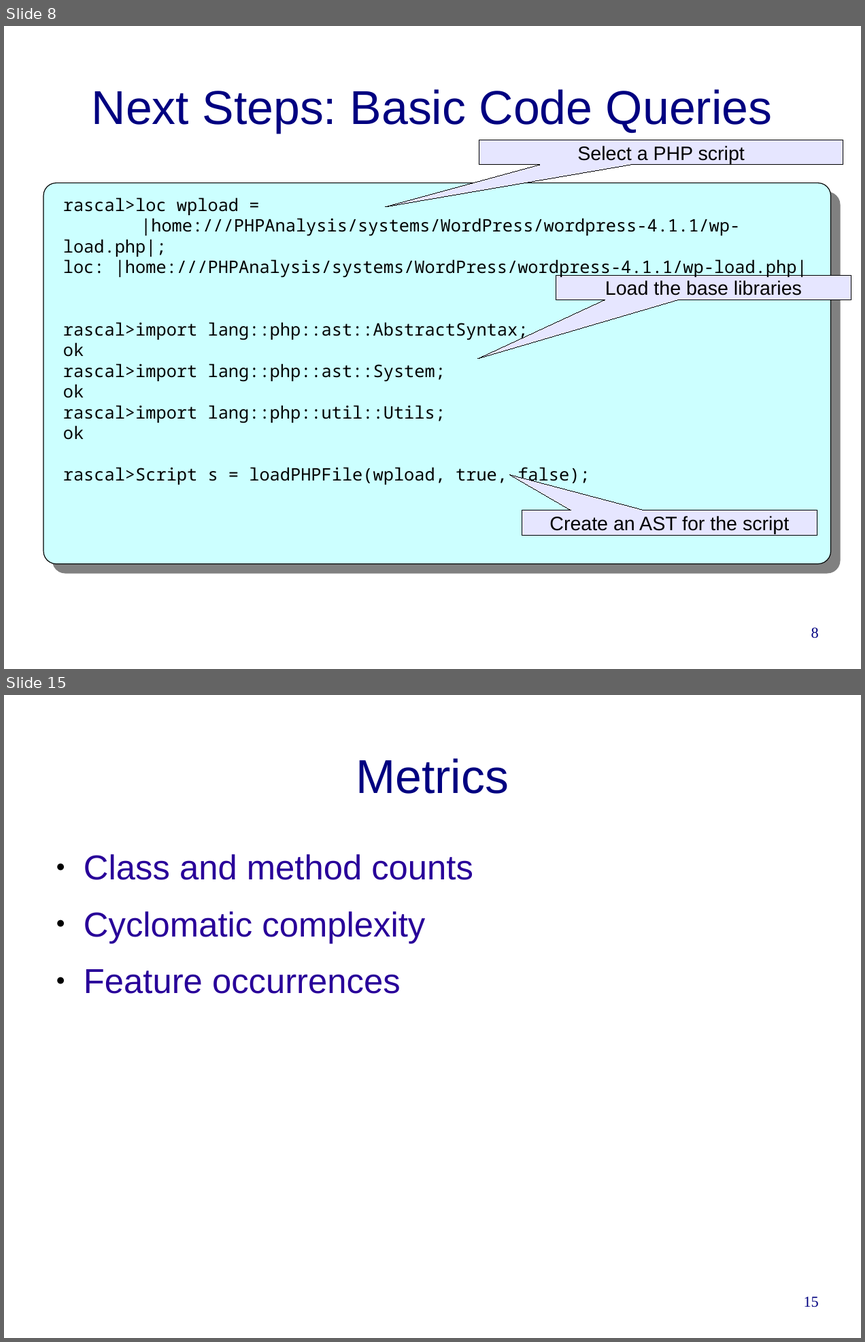
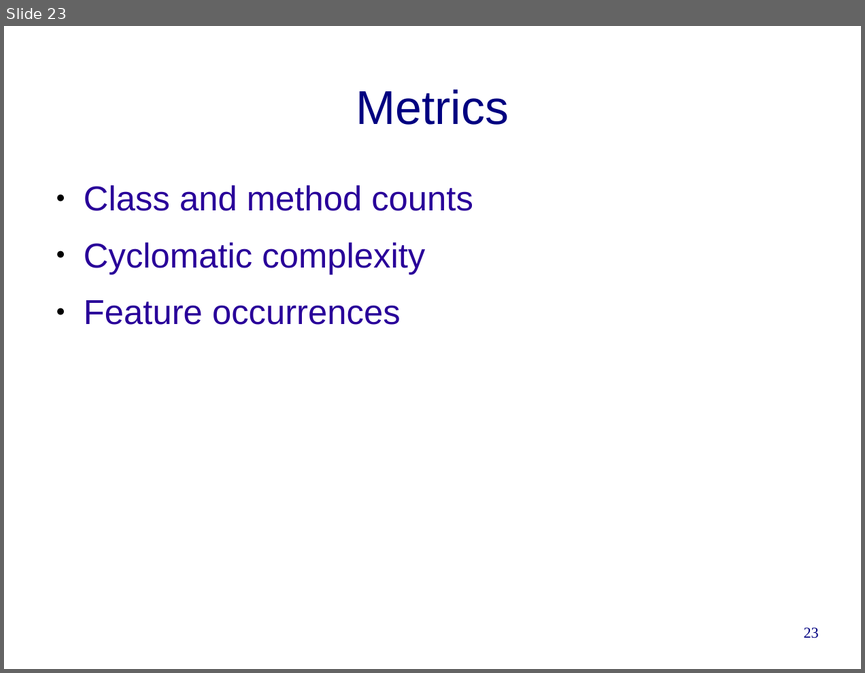
Before and after one commit to cwi-swat/rascal-course-pldi-2015, a slide deck: presentations/PHP-analysis.odp. Shown one above the other, each under a label of ours: slides 8 and 15 before the commit, slide 23 after it; the slides between them are not shown. The pictures are 865x1342 and 865x673 pixels, drawn with LibreOffice and Linux fonts; fonts in the diff are those of the drawing; background and template pictures are left out. Boxes give left, top, right and bottom in pixels: in the first picture for what was removed or moved away, otherwise in the second. Text is boxed around its words. In the diff, an @@ line names an element or a change of style, - is before the commit and + after.

```diff
--- a/presentations/PHP-analysis.odp
+++ b/presentations/PHP-analysis.odp
@@ slide 8 removed at [4, 26, 861, 669], background #FFFFFF @@
@@ title removed at [92, 89, 772, 133] @@
-Next Steps: Basic Code Queries
@@ speech box removed at [479, 140, 844, 165] @@
-Select a PHP script
@@ rounded rectangle removed at [43, 183, 832, 564] @@
@@ text removed at [63, 197, 807, 485] @@
-rascal>loc wpload =
-|home:///PHPAnalysis/systems/WordPress/wordpress-4.1.1/wp-load.php|;
-loc: |home:///PHPAnalysis/systems/WordPress/wordpress-4.1.1/wp-load.php|
-rascal>import lang::php::ast::AbstractSyntax;
-ok
-rascal>import lang::php::ast::System;
-ok
-rascal>import lang::php::util::Utils;
-ok
-rascal>Script s = loadPHPFile(wpload, true, false);
@@ speech box removed at [556, 275, 851, 299] @@
-Load the base libraries
@@ speech box removed at [521, 510, 817, 535] @@
-Create an AST for the script
@@ page number removed at [811, 627, 819, 638] @@
-8
@@ what was slide 15 is now slide 23 @@
@@ page number at [804, 627, 819, 638]: text changed @@
-15
+23
```
Also in this commit, not shown: 6 slides changed, 16 slides added, 8 other slides removed, 1 other file.
